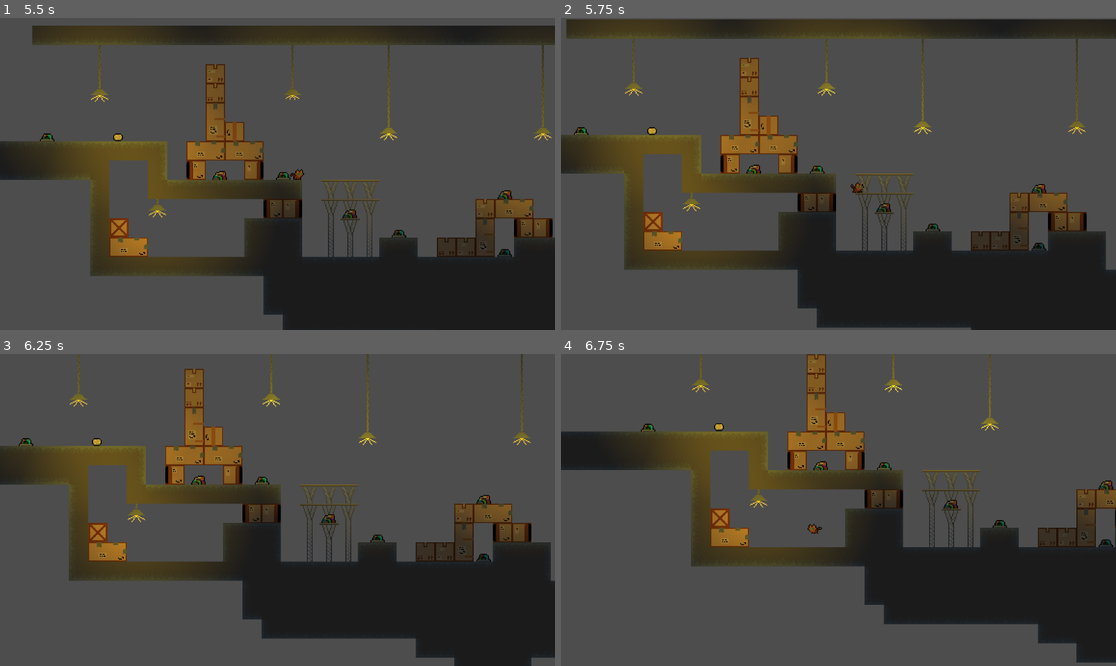
Above: before the commit, frames 1-4 (two rows, left to right).
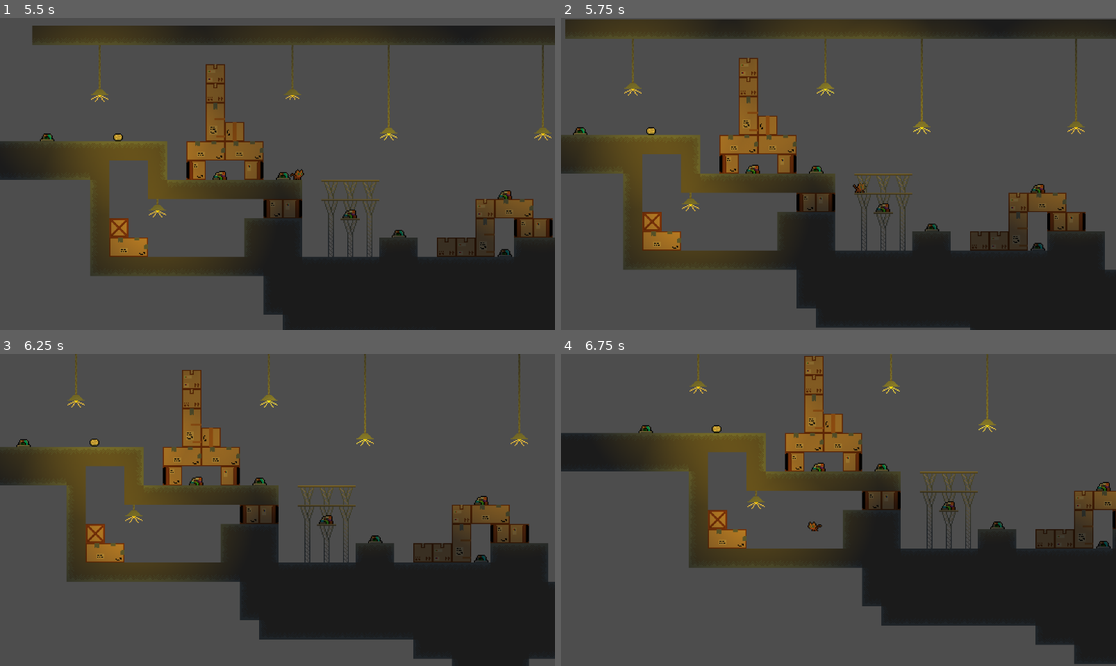
Above: after the commit, the same moments.

Repository: filipetressmann/Catopia
Game: Godot game, scene res://Scenes/Main/Main.tscn
Two runs of this game, one before a commit and one after it. Both use one fixed random seed, a clock stepped at 60 frames per second and the inputs below.
Inputs (mouse positions are in pixels of both pictures, inside the frame that each line leads up to):
- Up to frame 1 (5.5 s): move the mouse to (399, 158) at 0.52 s; hold F (Collect) 0.53-1.28 s; hold D (Right) 0.53-2.03 s; tap W (Jump) at 0.77, 1.52, 3.02, 3.77, 4.52 s; move the mouse to (166, 189) at 1.27 s; tap Space (Dash) at 1.35, 4.35 s; move the mouse to (333, 105) at 2.02 s; press the mouse at (333, 105) at 2.03 s; hold A (Left) 2.03-2.78 s; move the mouse to (249, 236) at 2.77 s; release the mouse at (249, 236) at 2.78 s; hold D (Right) 2.78-4.28 s; tap Shift (climb) at 2.85 s; move the mouse to (444, 220) at 3.52 s; hold F (Collect) 3.53-4.28 s; move the mouse to (111, 127) at 4.27 s; hold A (Left) 4.28-5.03 s; move the mouse to (305, 174) at 5.02 s; press the mouse at (305, 174) at 5.03 s; hold D (Right) from 5.03 s (still down)
- Up to frame 2 (5.75 s): keep holding D (Right)
- Up to frame 3 (6.25 s): move the mouse to (194, 432) at 5.77 s; release D (Right) at 5.78 s; release the mouse at (194, 432) at 5.78 s; hold A (Left) from 5.78 s (still down); tap Shift (climb) at 5.85 s; tap W (Jump) at 6.02 s
- Up to frame 4 (6.75 s): keep holding A (Left); move the mouse to (960, 494) at 6.52 s; hold F (Collect) from 6.53 s (still down)

Frame 1 is identical in both runs. In frame 2, 2.5% of the frame differs, in the area x 0-99%, y 0-100%; in frame 3, 5.9%, in the area x 0-100%, y 0-100%; in frame 4, 5.8%.

Commit message:
trow force reduzido e tile alterada para ter colisão em uma única direção

Diff:
--- a/Scenes/Main/Main.tscn
+++ b/Scenes/Main/Main.tscn
@@ -54,6 +54,7 @@
 0:3/0/physics_layer_0/linear_velocity = Vector2(0, 0)
 0:3/0/physics_layer_0/angular_velocity = 0.0
 0:3/0/physics_layer_0/polygon_0/points = PackedVector2Array(-10, -10, 10, -10, 10, -8.10277, -10, -8.24308)
+0:3/0/physics_layer_0/polygon_0/one_way = true
 1:3/0 = 0
 1:3/0/physics_layer_0/linear_velocity = Vector2(0, 0)
 1:3/0/physics_layer_0/angular_velocity = 0.0
@@ -137,6 +138,7 @@
 
 [node name="Player" parent="." groups=["player"] instance=ExtResource("2_0gcqk")]
 position = Vector2(-316, -105)
+throw_force = 250.0
 speed = 140
 
 [node name="TileMap" type="TileMap" parent="."]
Not shown: 1 places in Scenes/Objects/light_bulb.tscn that only renumber resources
Not shown: 1 places in Scenes/Player/player.tscn that only renumber resources
